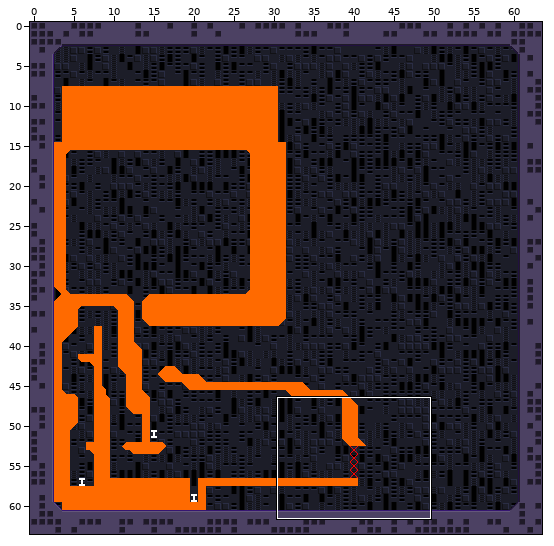
Tiled map, stored at Assets/tiled/prototype_PrototypeSprites.tmx. Above, an overview of the earlier version with the close-up marked.
Close-up. The starting point:
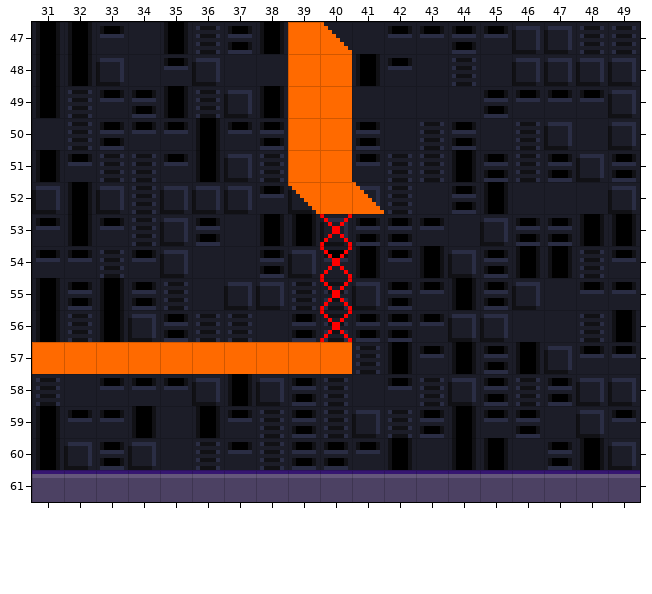
Cells are 8x8 px. Shown: x 31..49, y 47..61. The commit also changed other parts of the map, which this record leaves out.
New version:
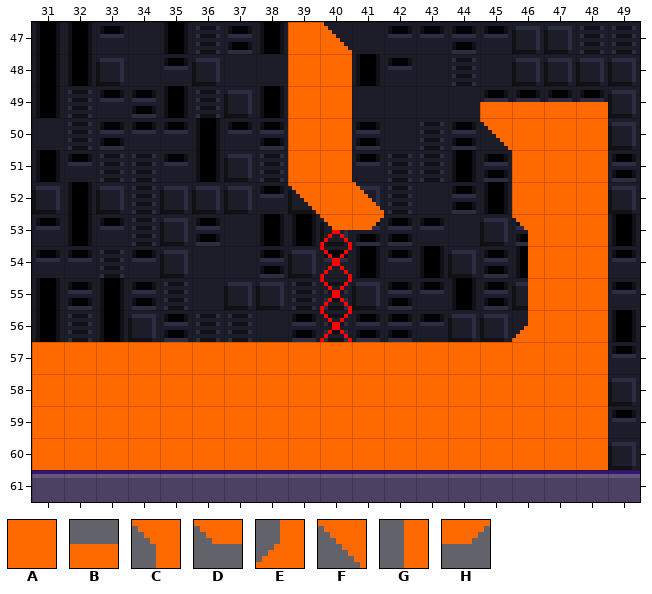
Key: from "prototype": A 0, B 6, C 9, D 21, E 34, F 36, G 48, H 62.
_ is an empty cell, . an unchanged one.
The exact change:
--- layer "Geometry"
@@ x 31..48 @@
-49 ..............____
-50 ..............____
-51 ...............___
-52 ...............___
-53 .........__....___
-54 ...............___
-55 ...............___
-56 ...............___
-57 ..........________
-58 __________________
-59 __________________
-60 __________________
+49 ..............BBBB
+50 ..............FAAA
+51 ...............AAA
+52 ...............AAA
+53 .........DH....CAA
+54 ...............GAA
+55 ...............GAA
+56 ...............EAA
+57 ..........AAAAAAAA
+58 AAAAAAAAAAAAAAAAAA
+59 AAAAAAAAAAAAAAAAAA
+60 AAAAAAAAAAAAAAAAAA
Boxes around the changes in both close-ups, in picture pixels (x1, y1, x2, y2):
added: (32, 102, 608, 470)
